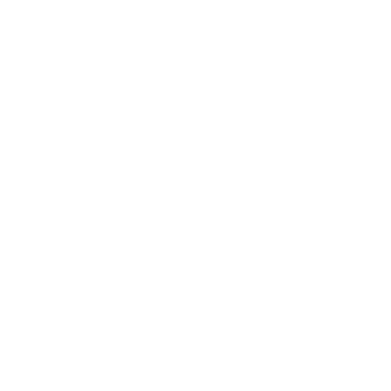
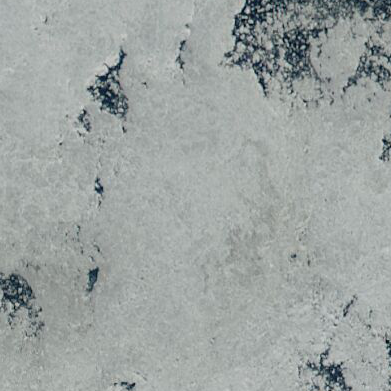
Comparing the layer stacks of the two 391 × 391 images. Changes:
added layer "198_chukchi-east_siberian_sea_100km_20050730.aqua.truecolor.250m" above "Background" over box(0, 0, 391, 391)
